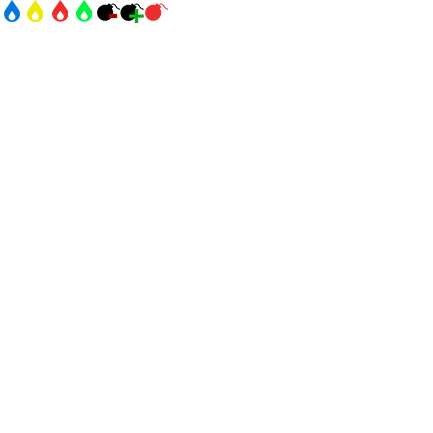
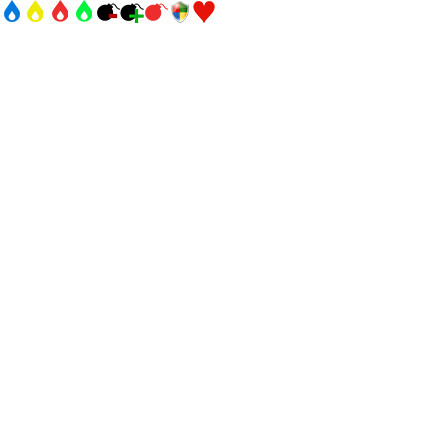
Layer changes from the first 433 x 433 image to the second:
added layer "la-protection-bouclier-icone-9170-128" above "as-coeur-bal" over (171, 1, 189, 23)
added layer "as-coeur-bal" above "bonus_2" over (193, 1, 215, 23)
